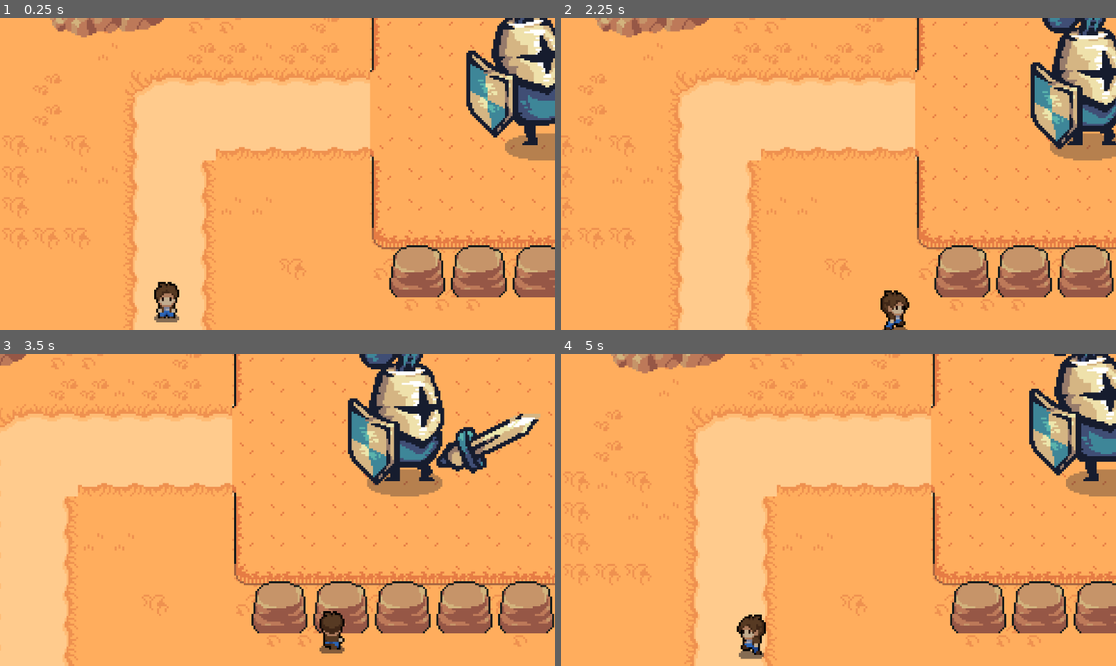
Above: before the commit, frames 1-4 (two rows, left to right).
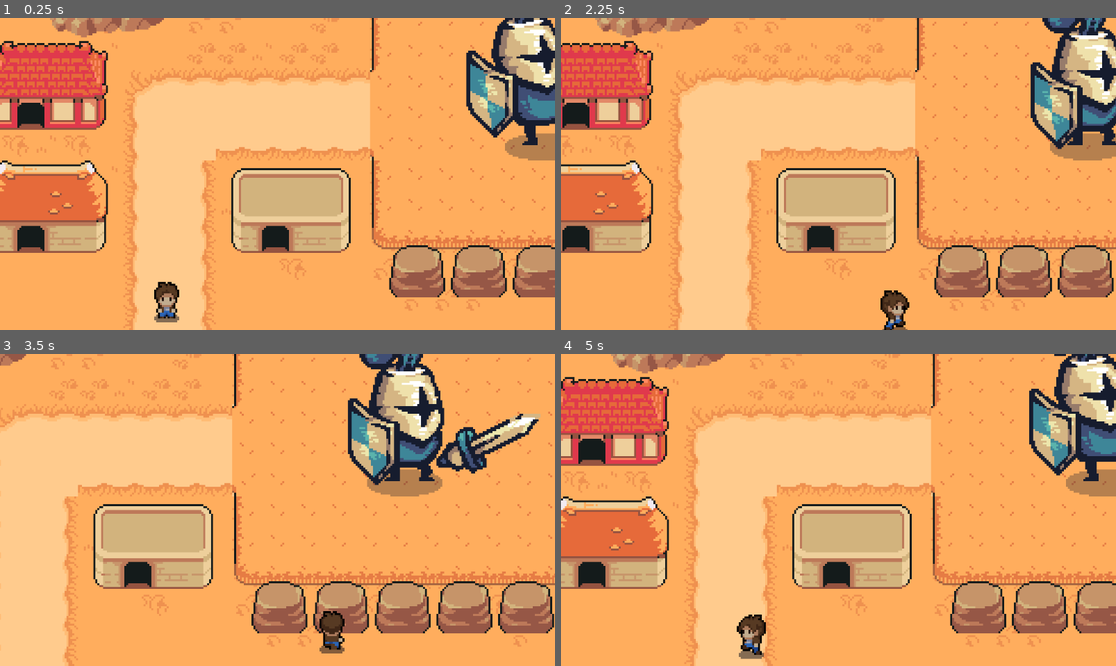
Above: after the commit, the same moments.

Repository: mtzamanpk/MysticRealms
Game: Godot game, scene res://scenes/desert.tscn
Same seed, same stepped clock (60 frames per second), same inputs: the game is played once before the commit and once after it. This scene is started directly instead of the project's main scene.
Inputs (mouse positions are in pixels of both pictures, inside the frame that each line leads up to):
- Up to frame 1 (0.25 s): no input
- Up to frame 2 (2.25 s): move the mouse to (960, 158) at 0.52 s; hold Right (ui_right) 0.53-1.28 s; click (960, 158) at 0.6 s; move the mouse to (727, 189) at 1.27 s; hold Down (ui_down) 1.28-2.03 s; click (727, 189) at 1.35 s; move the mouse to (894, 105) at 2.02 s; hold Right (ui_right) from 2.03 s (still down); click (894, 105) at 2.1 s
- Up to frame 3 (3.5 s): move the mouse to (249, 572) at 2.77 s; release Right (ui_right) at 2.78 s; hold Up (ui_up) from 2.78 s (still down); click (249, 572) at 2.85 s
- Up to frame 4 (5 s): move the mouse to (1005, 556) at 3.52 s; release Up (ui_up) at 3.53 s; hold Left (ui_left) from 3.53 s (still down); click (1005, 556) at 3.6 s; move the mouse to (672, 463) at 4.27 s; click (672, 463) at 4.35 s

The runs differ from the first frame. In frame 1, 16% of the frame differs, in the area x 0-64%, y 7-76%; in frame 2, 14%; in frame 3, 5.8%; in frame 4, 16%.

Commit message:
adjustments

Diff:
--- a/Game/scenes/desert.tscn
+++ b/Game/scenes/desert.tscn
@@ -3796,7 +3796,7 @@
 layer_2/y_sort_enabled = true
 layer_2/y_sort_origin = 0
 layer_2/z_index = 0
-layer_2/tile_data = PackedInt32Array(262150, 1114117, 10, 13 …(337 unchanged characters)… 8, 851994, 851973, 8, 65550, 851973, 8, 720925, 1638403, 7, 327709, 1638403, 14, 524314, 983045, 9)
+layer_2/tile_data = PackedInt32Array(262150, 1114117, 10, 13 …(337 unchanged characters)… 8, 851994, 851973, 8, 65550, 851973, 8, 524314, 983045, 9, 327710, 1638403, 14, 720926, 1638403, 7, 720900, 524291, 0, 458756, 786435, 0, 720908, 262147, 0)
 
 [node name="player" parent="." instance=ExtResource("6_8hdiu")]
 position = Vector2(-164, 119)
--- a/Game/scenes/start_menu.tscn
+++ b/Game/scenes/start_menu.tscn
@@ -3,6 +3,7 @@
 [ext_resource type="Script" path="res://scripts/start_menu.gd" id="1_30gxv"]
 
 [node name="startMenu" type="CenterContainer"]
+modulate = Color(0.466667, 0.941176, 1, 1)
 anchors_preset = 15
 anchor_right = 1.0
 anchor_bottom = 1.0
